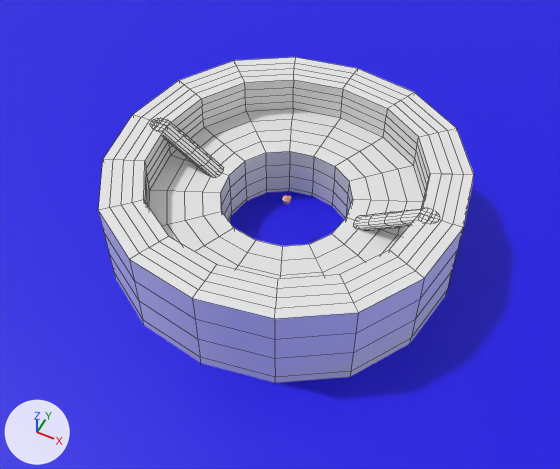
Before and after pictures for a commit that changed the Blender file Assets/Models/Level/Levels.blend.
Both versions are drawn from a 50 mm lens placed at (24.2, -49.9, 62.1), pointed at (0.3, -2.1, 2.4). Arrows for +X, +Y and +Z are at lower left; the lights stay in place. Mesh edges are drawn as thin lines on the coarser meshes.

Names of what the first picture shows: 'Map2', 'Plane.001'.
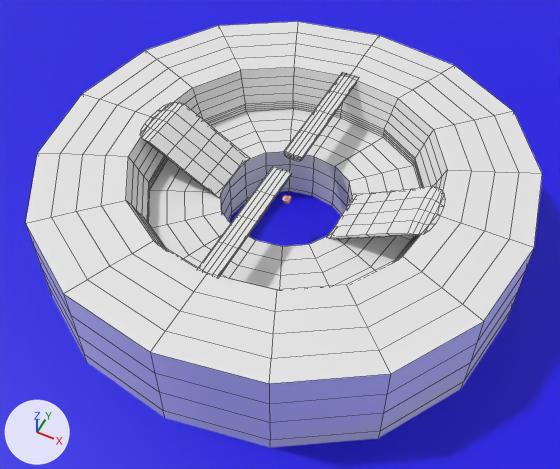
Boxes (x1, y1, x2, y2) around the edits, measured in the pictures (560 x 469 px):
'Map2', reshaped (37% wider, 31% taller): before (98, 57, 474, 383); after (26, 21, 542, 448)
part 1 of me_plane_002, added: after (198, 166, 292, 277)
part 2 of me_plane_002, added: after (284, 72, 359, 161)
part 3 of me_plane_002, built on: before (98, 57, 474, 383); after (26, 21, 542, 448)

The change, as a list of edits to the scene's bpy script:
```text
Change me_plane_002:
    used by ob_map2; location = (0.0, 0.0, 0.0)
    remove me_plane_002.from_pydata(...)  # 40 vertices, 32 faces; spans x -19.5..19.5, y -19.5..19.5, z -2.0..10.0
    add me_plane_002.from_pydata(...)  # 60 vertices, 48 faces; spans x -26.4..26.4, y -26.4..26.4, z -1.7..10.5
    me_plane_002 part 1: a new loose piece, a box spanning x -1.0..1.0, y -15.31..-0.95, z 9.73..10.5
    me_plane_002 part 2: a new loose piece, a box spanning x -1.0..1.0, y 1.44..15.81, z 9.73..10.5
    me_plane_002 part 3
    4 faces are deleted
    4 vertices in x -15.0..15.0, y -15.0..15.0, z 10.0 move by (0.0, 0.0, -2.9)
    4 vertices in x -15.7..15.7, y -1.0, z 9.9 move by (0.0, -2.3, 0.6)
    4 vertices in x -15.7..15.7, y 1.0, z 9.9 move by (0.0, 2.3, 0.6)
    16 vertices move from x -19.5..19.5, y -19.5..19.5, z -2.0..10.0 to x -26.4..26.4, y -26.4..26.4, z -1.7..10.5
    4 vertices are added at (-26.4, -26.4, 10.5), (26.4, -26.4, 10.5), (-26.4, 26.4, 10.5), (26.4, 26.4, 10.5)
    8 new faces join them
```
